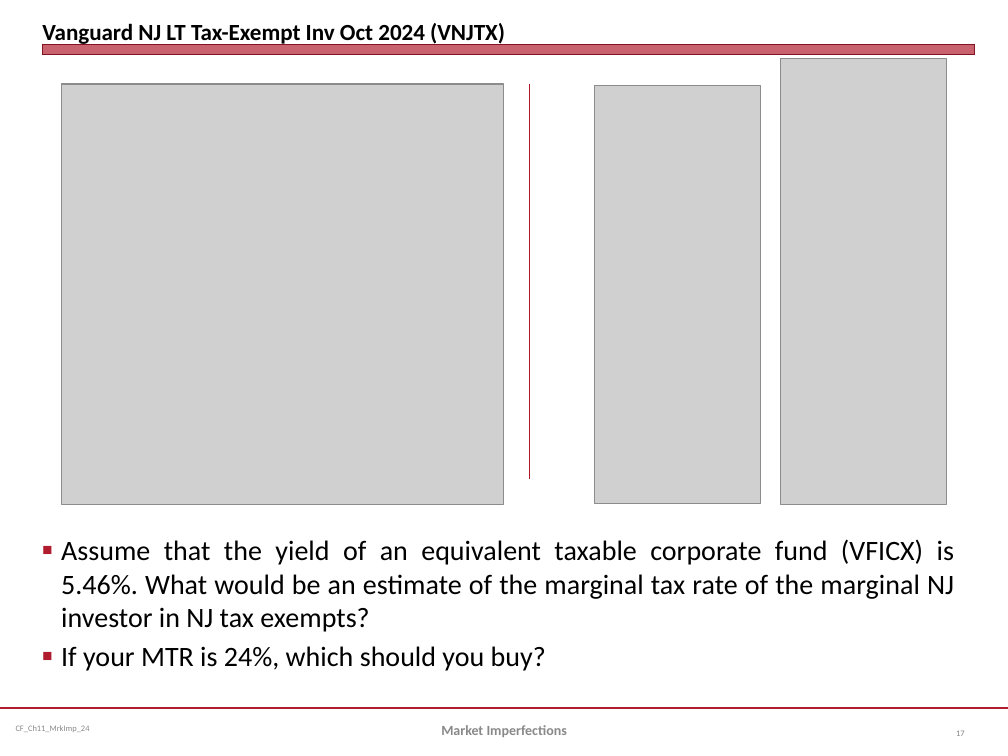
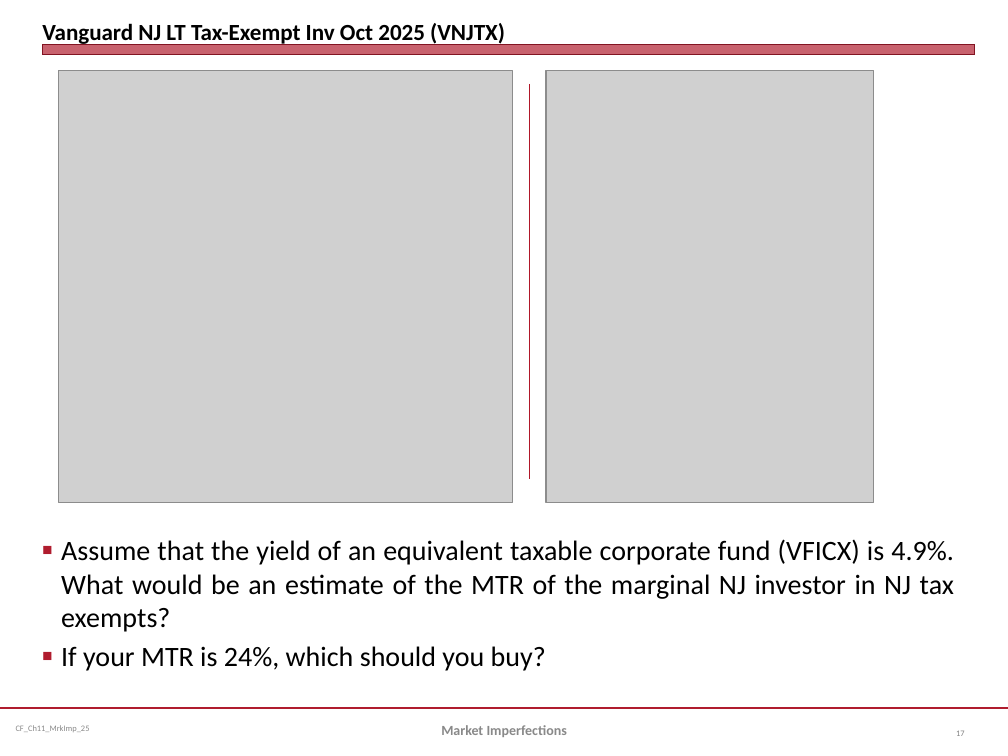
Before and after one commit to jmc877/Corporate-Finance, a slide deck: slide 17 of slides/CF_Ch11_MrkImp_24.pptx. Drawn at 1008x756 pixels with LibreOffice and Linux fonts; fonts in the diff are those of the drawing; grey boxes stand for pictures. Boxes give left, top, right and bottom in pixels: in the first picture for what was removed or moved away, otherwise in the second. Text is boxed around its words. In the diff, an @@ line names an element or a change of style, - is before the commit and + after.

```diff
--- a/slides/CF_Ch11_MrkImp_24.pptx
+++ b/slides/CF_Ch11_MrkImp_24.pptx
@@ title at (x1=42, y1=23, x2=505, y2=46): text changed @@
-Vanguard NJ LT Tax-Exempt Inv Oct 2024 (VNJTX)
+Vanguard NJ LT Tax-Exempt Inv Oct 2025 (VNJTX)
@@ picture removed at (x1=780, y1=58, x2=946, y2=505) @@
@@ picture resized from (x1=61, y1=84, x2=504, y2=504) to (x1=58, y1=71, x2=512, y2=503) @@
@@ picture added at (x1=546, y1=71, x2=874, y2=503) @@
@@ picture removed at (x1=595, y1=86, x2=760, y2=504) @@
@@ text at (x1=61, y1=539, x2=954, y2=632): text changed @@
-■ Assume that the yield of an equivalent taxable corporate fund (VFICX) is 5.46%. What would be an estimate of the marginal tax rate of the marginal NJ investor in NJ tax exempts?
+■ Assume that the yield of an equivalent taxable corporate fund (VFICX) is 4.9%. What would be an estimate of the MTR of the marginal NJ investor in NJ tax exempts?
```
Also in this commit, not shown: 23 other slides changed, 3 other files.
